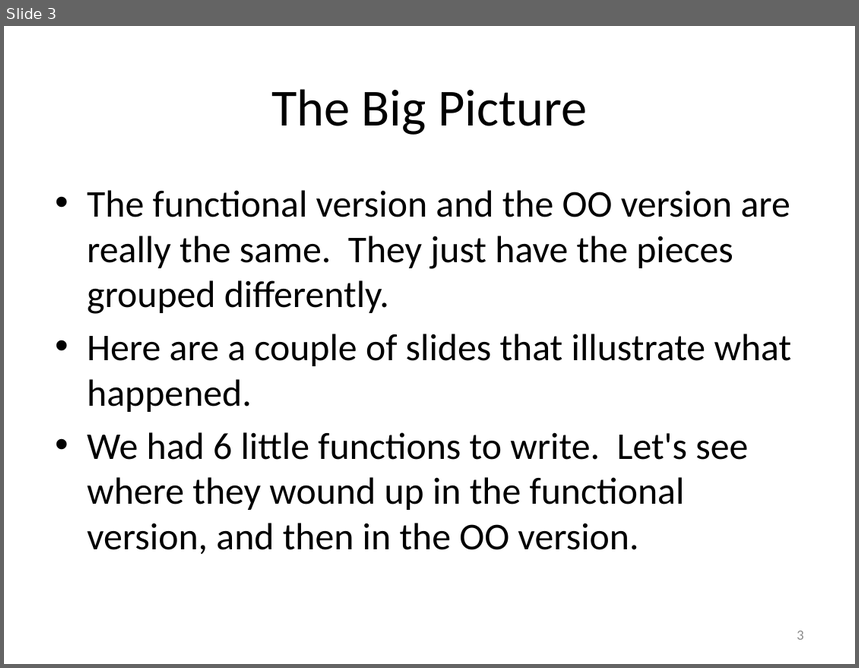
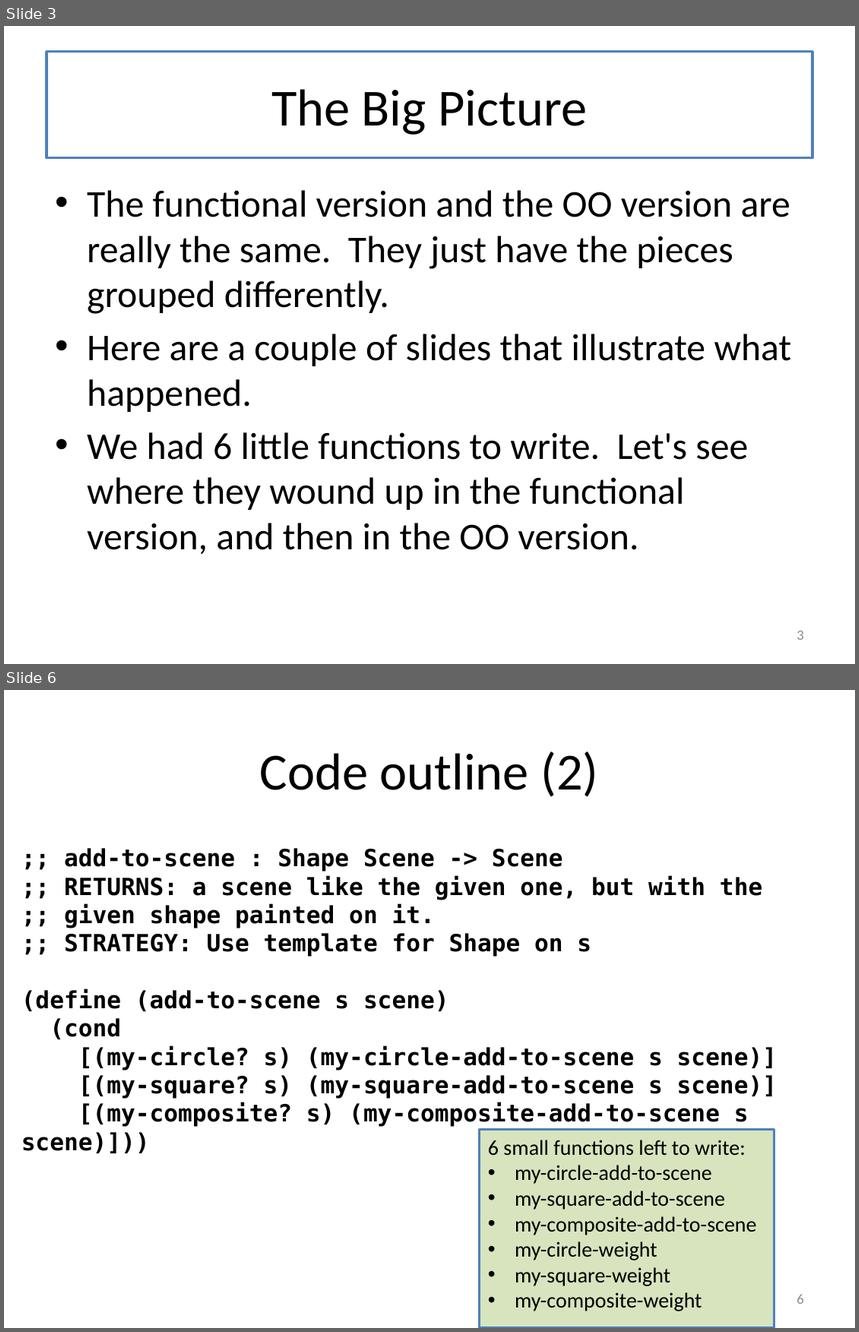
Before and after one commit to mwand/cs5010f16, a slide deck: Slides/Lesson 9.3 Functions vs Classes.pptx. Shown one above the other, each under a label of ours: slide 3 before the commit, slides 3 and 6 after it; the slides between them are not shown. The pictures are 859x668 and 859x1332 pixels, drawn with LibreOffice and Linux fonts; fonts in the diff are those of the drawing. Boxes give left, top, right and bottom in pixels: in the first picture for what was removed or moved away, otherwise in the second. Text is boxed around its words. In the diff, an @@ line names an element or a change of style, - is before the commit and + after.

```diff
--- a/Slides/Lesson 9.3 Functions vs Classes.pptx
+++ b/Slides/Lesson 9.3 Functions vs Classes.pptx
@@ slide 6 added at [4,690,855,1328], background #FFFFFF @@
@@ title added at [47,716,813,822], fill #FFFFFF, outline #4F81BD 2 pt, 44 pt, text #000000 @@
+Code outline (2)
@@ text added at [21,848,777,1154], 20 pt, text #000000, bold @@
+;; add-to-scene : Shape Scene -> Scene
+;; RETURNS: a scene like the given one, but with the
+;; given shape painted on it.
+;; STRATEGY: Use template for Shape on s
+(define (add-to-scene s scene)
+(cond
+[(my-circle? s) (my-circle-add-to-scene s scene)]
+[(my-square? s) (my-square-add-to-scene s scene)]
+[(my-composite? s) (my-composite-add-to-scene s scene)]))
@@ rectangle added at [480,1130,775,1328], fill #D7E4BD, outline #4F81BD 2 pt, 18 pt, text #000000 @@
+6 small functions left to write:
+• my-circle-add-to-scene
+• my-square-add-to-scene
+• my-composite-add-to-scene
+• my-circle-weight
+• my-square-weight
+• my-composite-weight
@@ page number added at [797,1294,804,1304], 12 pt, text #8C8C8C @@
+6
@@ slide 3 changed as well @@
@@ title "The Big Picture": place and size @@
-title "The Big Picture" at [272,89,587,135]
+title "The Big Picture" at [47,52,813,158]
@@ title "The Big Picture" at [47,52,813,158]: fill none to #FFFFFF; outline none to #4F81BD 2.25 pt @@
```
Also in this commit, not shown: 11 other slides changed, 5 other slides added, 10 other files.
